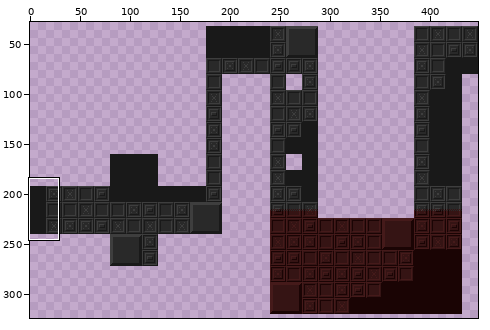
Two states of a sprite sheet, Assets/Resources/Sprites/CastleLevel_03_bg.png. The picture above shows the old version from afar; the outline marks the close-up.
Close-up. Before the commit:
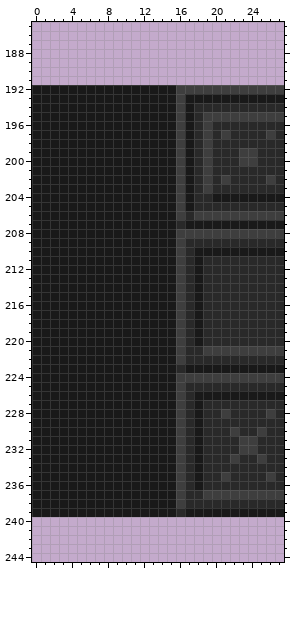
The file is 448x352 pixels. Shown: x 0..27, y 185..244. The wide view leaves out empty margins.
After:
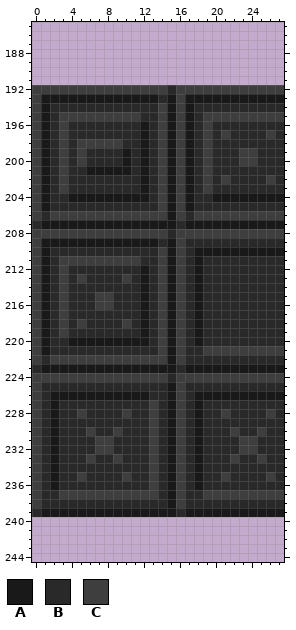
Palette (. is transparent): A #191919  B #292929  C #3e3e3e
Changes in this commit:
y 192: x 0..15 AAAAAAAAAAAAAAAA -> CCCCCCCCCCCCCCCB
y 193: x 0 A -> C; x 14 A -> B
y 194: x 0 A -> C; x 2..14 AAAAAAAAAAAAA -> BBBBBBBBBBBBC
y 195: x 0 A -> C; x 2..14 AAAAAAAAAAAAA -> BCCCCCCCCCBBC
y 196..197: x 0 A -> C; x 2..11 AAAAAAAAAA -> BCBBBBBBBB; x 13..14 AA -> BC
y 198: x 0 A -> C; x 2..11 AAAAAAAAAA -> BCBCCCCCBB; x 13..14 AA -> BC
y 199..200: x 0 A -> C; x 2..9 AAAAAAAA -> BCBCBBBB; x 11 A -> B; x 13..14 AA -> BC
y 201: x 0 A -> C; x 2..5 AAAA -> BCBB; x 11 A -> B; x 13..14 AA -> BC
y 202..203: x 0 A -> C; x 2..11 AAAAAAAAAA -> BCBBBBBBBB; x 13..14 AA -> BC
y 204: x 0 A -> C; x 2..3 AA -> BB; x 13..14 AA -> BC
y 205: x 0 A -> C; x 2..14 AAAAAAAAAAAAA -> BBBBBBBBBBBBC
y 206: x 0..14 AAAAAAAAAAAAAAA -> CBCCCCCCCCCCCCC
y 207: x 0 A -> B
y 208: x 0..15 AAAAAAAAAAAAAAAA -> CCCCCCCCCCCCCCCB
y 209: x 0 A -> C; x 14 A -> B
y 210: x 0 A -> C; x 2..14 AAAAAAAAAAAAA -> BBBBBBBBBBBBC
y 211: x 0 A -> C; x 2..14 AAAAAAAAAAAAA -> BCCCCCCCCCBBC
y 212: x 0 A -> C; x 2..11 AAAAAAAAAA -> BCBBBBBBBB; x 13..14 AA -> BC
y 213: x 0 A -> C; x 2..11 AAAAAAAAAA -> BCBCBBBBCB; x 13..14 AA -> BC
y 214: x 0 A -> C; x 2..11 AAAAAAAAAA -> BCBBBBBBBB; x 13..14 AA -> BC
y 215..216: x 0 A -> C; x 2..11 AAAAAAAAAA -> BCBBBCCBBB; x 13..14 AA -> BC
y 217: x 0 A -> C; x 2..11 AAAAAAAAAA -> BCBBBBBBBB; x 13..14 AA -> BC
y 218: x 0 A -> C; x 2..11 AAAAAAAAAA -> BCBCBBBBCB; x 13..14 AA -> BC
y 219: x 0 A -> C; x 2..11 AAAAAAAAAA -> BCBBBBBBBB; x 13..14 AA -> BC
y 220: x 0 A -> C; x 2..3 AA -> BB; x 13..14 AA -> BC
y 221: x 0 A -> C; x 2..14 AAAAAAAAAAAAA -> BBBBBBBBBBBBC
y 222: x 0..14 AAAAAAAAAAAAAAA -> CBCCCCCCCCCCCCC
y 223: x 0 A -> B
y 224: x 0..15 AAAAAAAAAAAAAAAA -> CCCCCCCCCCCCCCCB
y 225: x 0..14 AAAAAAAAAAAAAAA -> CBBBBBBBBBBBBBB
y 226: x 0..1 AA -> CB; x 13..14 AA -> BB
y 227: x 0..1 AA -> CB; x 3..14 AAAAAAAAAAAA -> BBBBBBBBBBCB
y 228: x 0..1 AA -> CB; x 3..14 AAAAAAAAAAAA -> BBCBBBBCBBCB
y 229: x 0..1 AA -> CB; x 3..14 AAAAAAAAAAAA -> BBBBBBBBBBCB
y 230: x 0..1 AA -> CB; x 3..14 AAAAAAAAAAAA -> BBBCBBCBBBCB
y 231..232: x 0..1 AA -> CB; x 3..14 AAAAAAAAAAAA -> BBBBCCBBBBCB
y 233: x 0..1 AA -> CB; x 3..14 AAAAAAAAAAAA -> BBBCBBCBBBCB
y 234: x 0..1 AA -> CB; x 3..14 AAAAAAAAAAAA -> BBBBBBBBBBCB
y 235: x 0..1 AA -> CB; x 3..14 AAAAAAAAAAAA -> BBCBBBBCBBCB
y 236: x 0..1 AA -> CB; x 3..14 AAAAAAAAAAAA -> BBBBBBBBBBCB
y 237: x 0..14 AAAAAAAAAAAAAAA -> CBBCCCCCCCCCCCB
y 238: x 0..14 AAAAAAAAAAAAAAA -> CBBBBBBBBBBBBBB
y 239: x 0 A -> B
Changed places in both close-ups, as pixel boxes (x1, y1, x2, y2):
changed: (32, 85, 176, 517)
